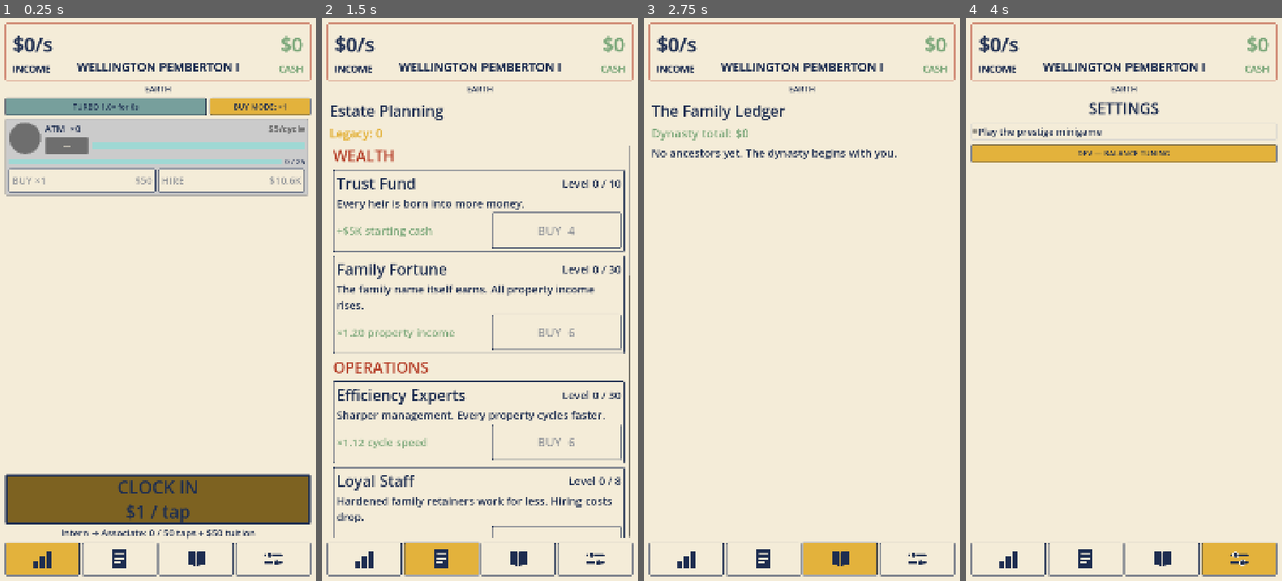
Above: before the commit, frames 1-4 (left to right).
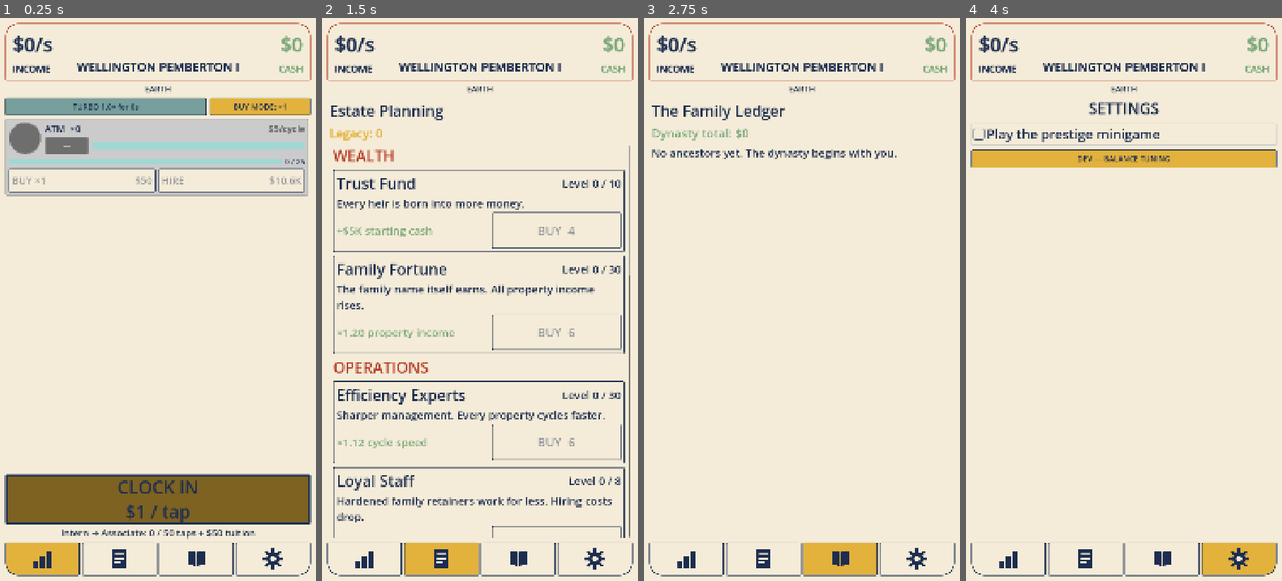
Above: after the commit, the same moments.

Repository: TimGoergen/american-tycoon
Game: Godot game, scene res://Main.tscn
The game is run twice, just before and just after one commit, with the same random seed, the same clock (stepped at 60 frames per second) and the same inputs.
Inputs (mouse positions are in pixels of both pictures, inside the frame that each line leads up to):
- Up to frame 1 (0.25 s): no input
- Up to frame 2 (1.5 s): click (363, 558) at 0.52 s; click (442, 558) at 1.27 s
- Up to frame 3 (2.75 s): click (839, 558) at 2.02 s
- Up to frame 4 (4 s): click (1237, 558) at 2.77 s; click "Play the prestige minigame" at 3.5 s

The runs differ from the first frame. In frame 1, 0.3% of the frame differs, in the area x 1-99%, y 0-100%; in frame 2, 0.4%; in frame 3, 0.4%; in frame 4, 3.4%.

Commit message:
ui: rounded screen corners, gear settings icon, bigger checkbox
- Income panel (HeroStat): top-left/top-right corners rounded
  (UiPalette.SCREEN_CORNER_RADIUS = 44) to nest inside the phone's
  rounded screen corners.
- Tab bar: the leftmost (Property) tab rounds its bottom-left corner and
  the rightmost (Settings) tab rounds its bottom-right corner, matching
  the screen's bottom corners. _style_tab_button now builds the plate
  directly (by index) so it controls the corners.
- Settings tab icon is now a gear (tab_settings.svg) instead of the
  sliders glyph that read as a filter.
- Settings "Play the prestige minigame": label text 40% larger (32->45),
  and the checkbox uses custom ~44px check glyphs (new checkbox_checked /
  checkbox_unchecked svgs) so the box is as tall as the text.

Verified: editor import + headless boot clean.

Co-Authored-By: Claude Opus 4.8 <noreply@anthropic.com>

Diff:
--- /dev/null
+++ b/game/art/icons/checkbox_checked.svg
@@ -0,0 +1 @@
+<svg xmlns="http://www.w3.org/2000/svg" width="44" height="44" viewBox="0 0 44 44"><rect x="4" y="4" width="36" height="36" rx="6" fill="#1D2D50"/><path d="M13 22 l6 7 l12 -15" fill="none" stroke="#F4ECD8" stroke-width="5" stroke-linecap="round" stroke-linejoin="round"/></svg>
--- /dev/null
+++ b/game/art/icons/checkbox_unchecked.svg
@@ -0,0 +1 @@
+<svg xmlns="http://www.w3.org/2000/svg" width="44" height="44" viewBox="0 0 44 44"><rect x="4" y="4" width="36" height="36" rx="6" fill="none" stroke="#1D2D50" stroke-width="4"/></svg>
--- a/game/art/icons/tab_settings.svg
+++ b/game/art/icons/tab_settings.svg
@@ -1 +1 @@
-<svg xmlns="http://www.w3.org/2000/svg" width="81" height="81" viewBox="0 0 48 48"><g fill="#1D2D50"><rect x="5" y="14" width="38" height="4" rx="2"/><rect x="5" y="30" width="38" height="4" rx="2"/></g><g fill="#1D2D50" stroke="#F4ECD8" stroke-width="2"><circle cx="17" cy="16" r="6"/><circle cx="31" cy="32" r="6"/></g></svg>
+<svg xmlns="http://www.w3.org/2000/svg" width="81" height="81" viewBox="0 0 48 48"><g fill="#1D2D50"><rect x="21" y="3" width="6" height="9" rx="1"/><rect x="21" y="3" width="6" height="9" rx="1" transform="rotate(45 24 24)"/><rect x="21" y="3" width="6" height="9" rx="1" transform="rotate(90 24 24)"/><rect x="21" y="3" width="6" height="9" rx="1" transform="rotate(135 24 24)"/><rect x="21" y="3" width="6" height="9" rx="1" transform="rotate(180 24 24)"/><rect x="21" y="3" width="6" height="9" rx="1" transform="rotate(225 24 24)"/><rect x="21" y="3" width="6" height="9" rx="1" transform="rotate(270 24 24)"/><rect x="21" y="3" width="6" height="9" rx="1" transform="rotate(315 24 24)"/><circle cx="24" cy="24" r="13"/></g><circle cx="24" cy="24" r="5.5" fill="#F4ECD8"/></svg>
--- a/game/scripts/Main.gd
+++ b/game/scripts/Main.gd
@@ -379,12 +379,21 @@
 	# Prestige minigame toggle — the persistent home for the opt-out (GameState).
 	_minigame_check = CheckBox.new()
 	_minigame_check.text = "Play the prestige minigame"
-	_minigame_check.add_theme_font_size_override("font_size", UiPalette.FONT_BODY)
+	# 40% larger than FONT_BODY (32 -> 45) at Tim's request.
+	_minigame_check.add_theme_font_size_override("font_size", 45)
 	# Navy text in every state — the default theme's checked/hover/pressed colors are a
 	# pale near-white that was unreadable on the cream tab (Tim, 2026-06-22).
 	for state in ["font_color", "font_pressed_color", "font_hover_color",
 			"font_focus_color", "font_hover_pressed_color", "font_disabled_color"]:
 		_minigame_check.add_theme_color_override(state, UiPalette.NAVY)
+	# Custom check glyphs sized (~44px) to match the larger label, so the box is as tall
+	# as the text instead of the tiny default icon.
+	_minigame_check.add_theme_icon_override(
+		"checked", load("res://art/icons/checkbox_checked.svg")
+	)
+	_minigame_check.add_theme_icon_override(
+		"unchecked", load("res://art/icons/checkbox_unchecked.svg")
+	)
 	_minigame_check.button_pressed = game.ui_minigame_enabled
 	_minigame_check.toggled.connect(func(on: bool) -> void: game.ui_minigame_enabled = on)
 	v.add_child(_minigame_check)
@@ -435,7 +444,7 @@
 	_active_tab = index
 	for i in range(_tab_panels.size()):
 		(_tab_panels[i] as Control).visible = (i == index)
-		_style_tab_button(_tab_buttons[i] as Button, i == index)
+		_style_tab_button(_tab_buttons[i] as Button, i == index, i)
 	if index == TAB_ESTATE:
 		_legacy_screen.set_retention_entries(_build_retention_entries())
 		_legacy_screen.refresh()
@@ -445,15 +454,24 @@
 		_minigame_check.button_pressed = game.ui_minigame_enabled
 
 
-## The active tab button reads as a mustard plate; the rest as plain cream plates.
-func _style_tab_button(button: Button, active: bool) -> void:
-	if active:
-		UiPalette.style_button(button, false)  # mustard = selected
-	else:
-		var flat := UiPalette.make_panel_style()
-		button.add_theme_stylebox_override("normal", flat)
-		button.add_theme_stylebox_override("hover", flat)
-		button.add_theme_stylebox_override("pressed", flat)
+## The active tab button reads as a mustard plate; the rest as plain cream plates. The
+## leftmost and rightmost tabs round their OUTER bottom corner to nest inside the phone's
+## bottom screen corners (the Property tab's bottom-left, the Settings tab's bottom-right).
+func _style_tab_button(button: Button, active: bool, index: int) -> void:
+	var box := StyleBoxFlat.new()
+	box.bg_color = UiPalette.MUSTARD_GOLD if active else UiPalette.CREAM
+	box.border_color = UiPalette.NAVY
+	box.set_border_width_all(3)
+	box.set_corner_radius_all(4)
+	box.set_content_margin_all(12)
+	if index == 0:
+		box.corner_radius_bottom_left = UiPalette.SCREEN_CORNER_RADIUS
+	elif index == _tab_buttons.size() - 1:
+		box.corner_radius_bottom_right = UiPalette.SCREEN_CORNER_RADIUS
+	button.add_theme_stylebox_override("normal", box)
+	button.add_theme_stylebox_override("hover", box)
+	button.add_theme_stylebox_override("pressed", box)
+	button.add_theme_stylebox_override("focus", StyleBoxEmpty.new())
 
 
 # ---------------------------------------------------------------------------
--- a/game/scripts/ui/HeroStat.gd
+++ b/game/scripts/ui/HeroStat.gd
@@ -81,6 +81,10 @@
 func _ready() -> void:
 	var style := UiPalette.make_panel_style()
 	style.border_color = UiPalette.KETCHUP_RED  # the red ticket frame (§8)
+	# Round the TOP corners to nest inside the phone's rounded screen corners (Tim,
+	# 2026-06-22); the bottom corners keep the standard small radius.
+	style.corner_radius_top_left = UiPalette.SCREEN_CORNER_RADIUS
+	style.corner_radius_top_right = UiPalette.SCREEN_CORNER_RADIUS
 	add_theme_stylebox_override("panel", style)
 	_panel_style = style  # kept so the frenzy glow can pulse its background
 
--- a/game/scripts/ui/UiPalette.gd
+++ b/game/scripts/ui/UiPalette.gd
@@ -41,6 +41,11 @@
 const FONT_BODY := 32         # body text and captions
 const FONT_LABEL := 28        # secondary labels
 const FONT_SMALL := 26        # the smallest text allowed — the readability floor
+
+## Corner radius (px, 1080-wide design space) for UI that hugs the phone's rounded screen
+## corners — the income panel's top corners and the outer bottom corners of the edge tab
+## buttons — so they nest inside the Pixel's screen curve instead of squaring into it.
+const SCREEN_CORNER_RADIUS := 44
 
 ## The app-wide Theme: a chunky default font size plus per-control-type defaults, so
 ## any control that does NOT override its own size still reads large (the §1b
